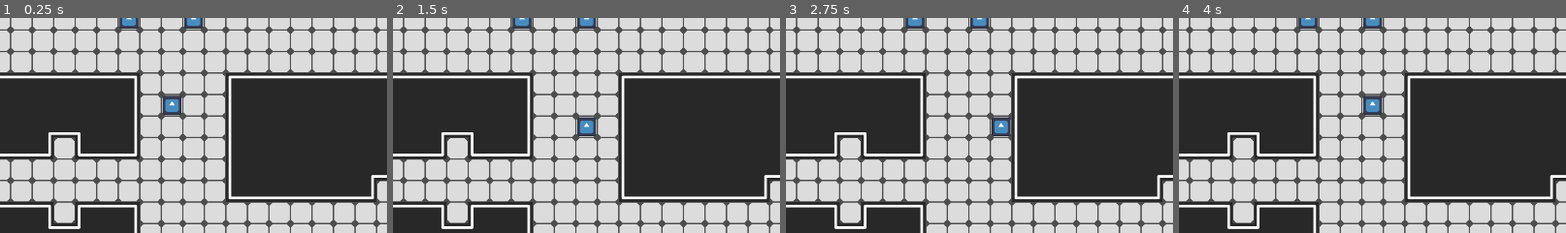
Above: before the commit, frames 1-4 (left to right).
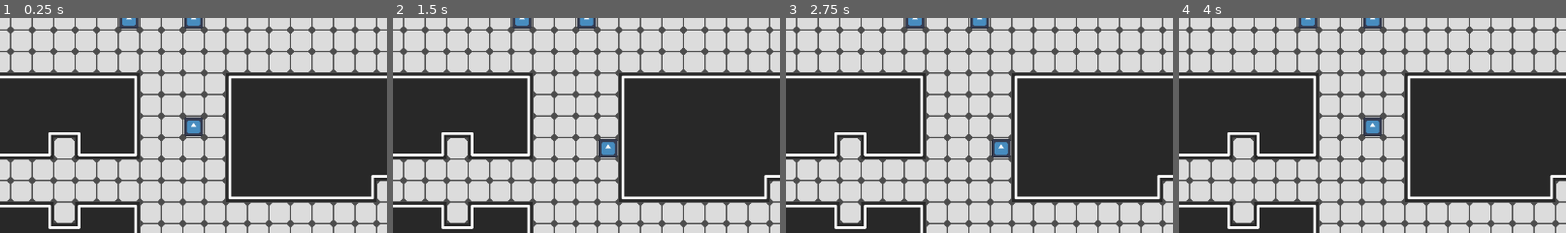
Above: after the commit, the same moments.

Repository: MirialisT/Project-Ataraxia
Game: Godot game, scene res://Scenes/node_2d.tscn
Two runs of this game, one before a commit and one after it. Both use one fixed random seed, a clock stepped at 60 frames per second and the inputs below. The engine's default icon, where the game draws it, is replaced by a stand-in: a white triangle on a blue panel in a dark square.
Inputs:
- Up to frame 1 (0.25 s): no input
- Up to frame 2 (1.5 s): tap Enter at 0.5 s; hold Right (move_right) 0.53-1.28 s; hold Space (Interact) 0.53-1.28 s; hold Down (move_down) from 1.28 s (still down); tap Space (Interact) at 1.35 s
- Up to frame 3 (2.75 s): tap Enter at 2 s; release Down (move_down) at 2.03 s; hold Right (move_right) from 2.03 s (still down); hold Space (Interact) from 2.03 s (still down)
- Up to frame 4 (4 s): release Right (move_right) at 2.78 s; release Space (Interact) at 2.78 s; hold Up (move_up) 2.78-3.53 s; tap Space (Interact) at 2.85 s; tap Enter at 3.5 s; hold Left (move_left) from 3.53 s (still down); hold Space (Interact) from 3.53 s (still down)
The pictures show only the part of the screen within x 26-76%, y 32-82%; the shares and areas given below are measured in that part.

The runs differ from the first frame. In frame 1, 0.9% of the frame differs, in the area x 41-53%, y 36-55%; in frame 2, 0.9%; in frame 3, 0.9%; in frame 4, 0.9%.

Commit message:
bodypart damage template + bleeding vars

Diff:
--- a/Ataraxia_GD/Scenes/node_2d.tscn
+++ b/Ataraxia_GD/Scenes/node_2d.tscn
@@ -55,7 +55,7 @@
 tile_set = SubResource("TileSet_kswp6")
 
 [node name="player" type="Area2D" parent="."]
-position = Vector2(544, 320)
+position = Vector2(576, 352)
 collision_layer = 2
 script = ExtResource("2_rse3e")
 
--- a/Ataraxia_GD/Scripts/body_controller.gd
+++ b/Ataraxia_GD/Scripts/body_controller.gd
@@ -2,23 +2,32 @@
 
 class BodyPart:
 	var is_intact: bool = true
+	var is_not_broken: bool = true
+	var wound_severity: int = 0
 	var bp_name = "placeholder_name"
-	var bp_health: int = 100
+	var bp_health: int = 50
 	# For later: mix health system with hemorrhage, get wounds with health_dmg + wound_severity
 
 	func _init(bodypart_name):
 		bp_name = bodypart_name
 		log_stat()
-	func take_damage(damage: int):
+	func take_damage(damage: int, bleed_severity):
 		bp_health -= damage
+		if bleed_severity: wound_severity = bleed_severity
 		if bp_health <= 0:
 			bp_health = 0
-			is_intact = false
-	#*
+			if wound_severity:
+				is_intact = false
+				wound_severity = 4
+				print("Bodypart %s is cut off, bleeding with %d severity." % [bp_name, wound_severity])
+			else:
+				is_not_broken = false
+				print("Bodypart %s is broken, not bleeding" % [bp_name])
 	func log_stat():
-		print("BodyPart:%s:%d:%s" % [bp_name, bp_health, is_intact])
+		print("BodyPart:%s:%d:%s:%s:%d" % [bp_name, bp_health, is_intact, is_not_broken, wound_severity])
 
 class Body:
+	var sex
 	var bodyparts_container = {
 	# handle eyes, parts that are not intact affect stats + parser description
 		"head": BodyPart.new("head"),
@@ -28,5 +37,15 @@
 		"leftleg": BodyPart.new("leftleg"),
 		"rightleg": BodyPart.new("rightleg")
 	}
-	func bodypart_get_hit(bodypart_name, damage_amount: int):
-		bodyparts_container[bodypart_name].take_damage(damage_amount)
+	func get_total_health():
+		var total_hp = 0
+		for part in bodyparts_container.values():
+			total_hp += part.bp_health
+		return total_hp
+
+	func bodypart_get_hit(bodypart_name, damage_amount: int, bleed_severity: int = 0):
+		var target_bp = bodyparts_container[bodypart_name]
+		if target_bp.is_intact and target_bp.is_not_broken:
+			target_bp.take_damage(damage_amount, bleed_severity)
+		else: print("Bodypart %s is already missing or broken." % bodypart_name)
+		target_bp.log_stat()
--- a/Ataraxia_GD/Scripts/npc.gd
+++ b/Ataraxia_GD/Scripts/npc.gd
@@ -3,11 +3,9 @@
 
 @export var npc_name = "changeme"
 @export var tile_size = 32
-@onready var race_controller = $PropertyController/RaceController
-@onready var stats_controller = $PropertyController/StatsController
+@onready var race = $PropertyController/RaceController.Human.new()
+@onready var stats_handler = $PropertyController/StatsController.StatsHandler.new()
 @onready var body = $PropertyController/BodyController.Body.new()
-@onready var race = race_controller.Human.new()
-@onready var stats_handler = stats_controller.StatsHandler.new()
 #var inputs = {
 	#"move_right": Vector2.RIGHT,
 	#"move_left": Vector2.LEFT,
--- a/Ataraxia_GD/Scripts/player.gd
+++ b/Ataraxia_GD/Scripts/player.gd
@@ -2,12 +2,9 @@
 class_name Player
 
 @export var tile_size = 32
-@onready var race_controller = $PropertyController/RaceController
-@onready var stats_controller = $PropertyController/StatsController
+@onready var race = $PropertyController/RaceController.Human.new()
 @onready var body = $PropertyController/BodyController.Body.new()
-@onready var race = race_controller.Human.new()
-@onready var stats_handler = stats_controller.StatsHandler.new()
-
+@onready var stats_handler = $PropertyController/StatsController.StatsHandler.new()
 # signal time_process(time_amount: int)
 # maybe try singleton time processer?
 # change time on user input (move, action)
@@ -24,11 +21,11 @@
 	position += Vector2.ONE * tile_size/2
 	stats_handler.get_info()
 	print(race.race_name, " player", race.get_race_buffs())
+	print(body.get_total_health())
 
 func _unhandled_input(event):
 	# time_process.emit(5)
 	if event.is_action_pressed("Interact"):
-		stats_handler.level_up()
 		var target = $RayCast2D.get_collider()
 		if target != null:
 			print("Hey ", target)
@@ -37,7 +34,8 @@
 			if target.npc_name != null: print("Hey, it's has name, hello %s %s!" % [target.race.race_name, target.npc_name])
 			if target.stats_handler.is_alive:
 				print("Oh, it's actually alive, has %d health, hitting!" % target.stats_handler.current_health)
-				target.handle_damage(10)
+				target.handle_damage(5)
+				target.body.bodypart_get_hit("leftleg", 5, 1)
 			else: print("It's already dead...")
 	for dir in inputs.keys():
 		if event.is_action_pressed(dir):
